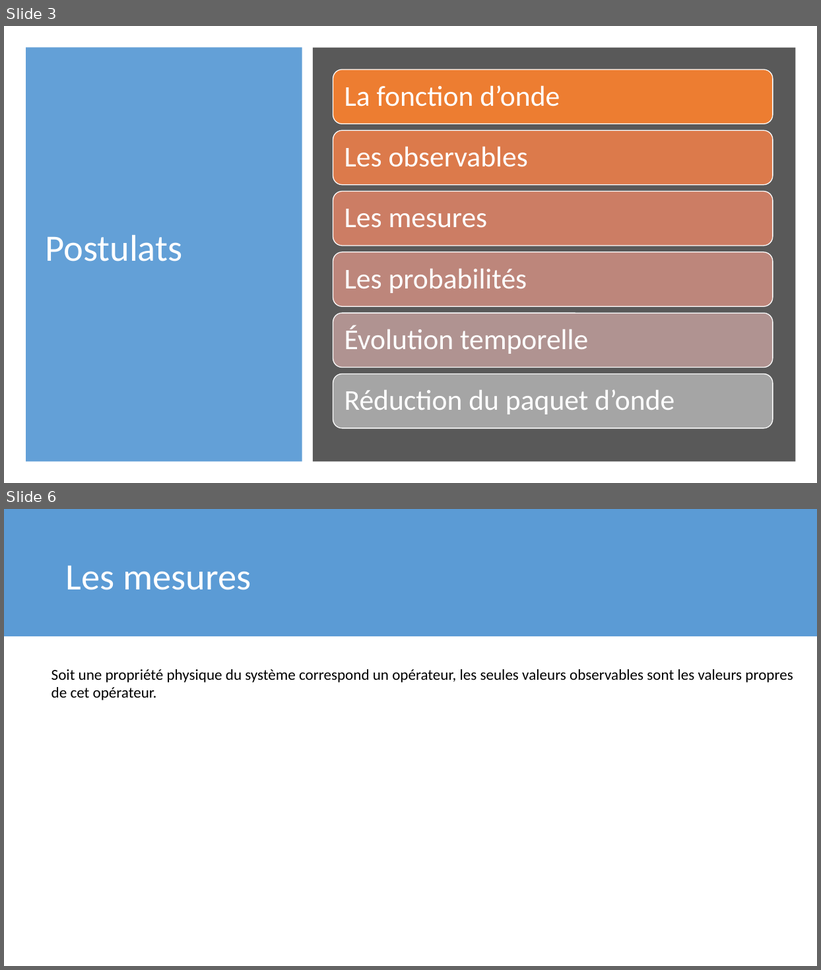
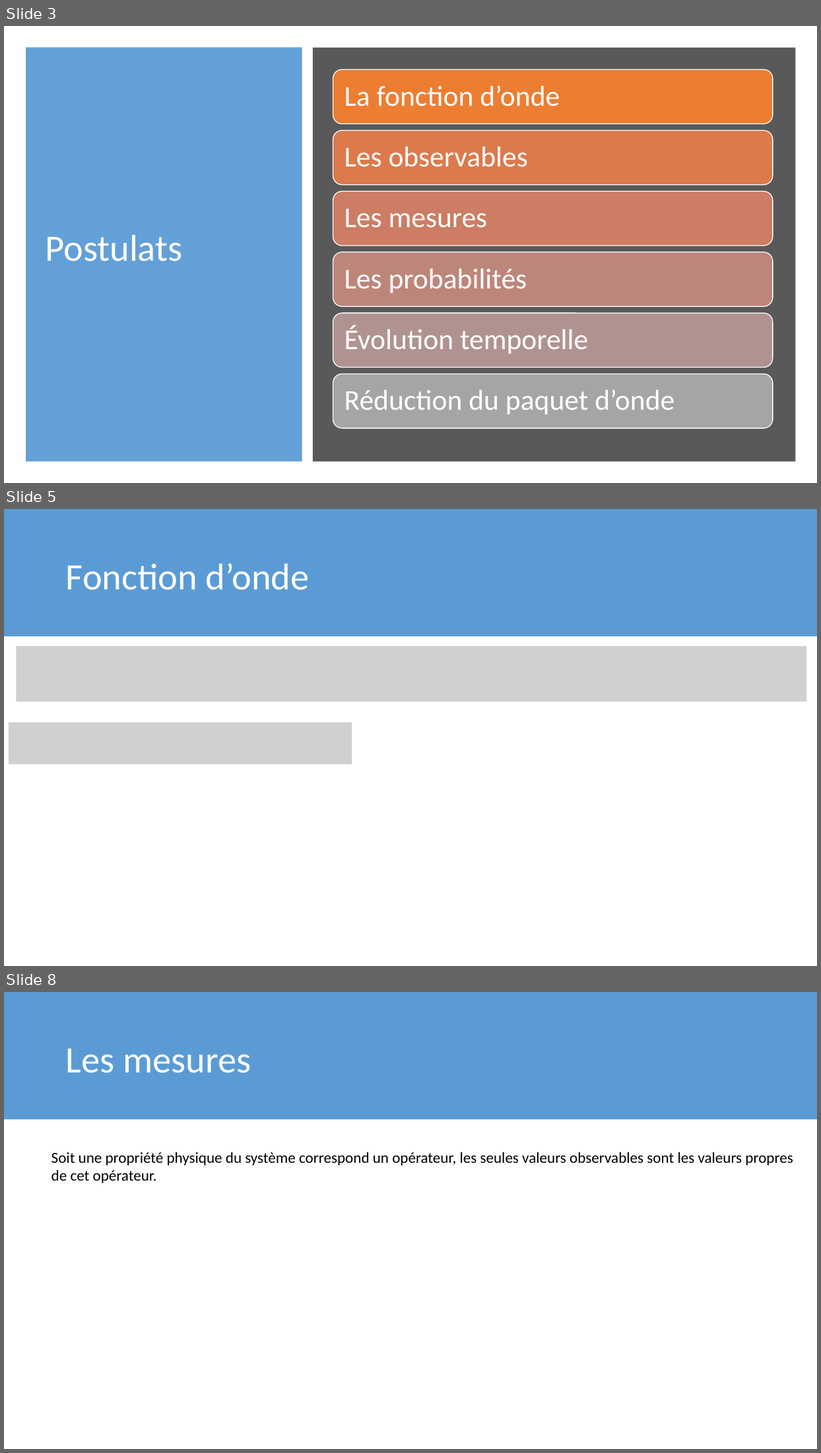
Before and after one commit to meitnerium/theochem, a slide deck: FR/3_Postulats/Postulats.pptx. Shown one above the other, each under a label of ours: slides 3 and 6 before the commit, slides 3, 5 and 8 after it; the slides between them are not shown. The pictures are 821x970 and 821x1453 pixels, drawn with LibreOffice and Linux fonts; fonts in the diff are those of the drawing; grey boxes stand for pictures. Boxes give left, top, right and bottom in pixels: in the first picture for what was removed or moved away, otherwise in the second. Text is boxed around its words. In the diff, an @@ line names an element or a change of style, - is before the commit and + after.

```diff
--- a/FR/3_Postulats/Postulats.pptx
+++ b/FR/3_Postulats/Postulats.pptx
@@ slide 5 added at <box>4,509,817,966</box>, background #FFFFFF @@
@@ rectangle added at <box>4,509,817,636</box>, fill #5B9BD5 @@
@@ text added at <box>66,563,310,590</box>, 44 pt, text #FFFFFF @@
+Fonction d’onde
@@ picture added at <box>16,646,807,702</box> @@
@@ picture added at <box>9,722,352,764</box> @@
@@ what was slide 6 is now slide 8 @@
```
Also in this commit, not shown: 2 slides changed, 1 other slide added, 6 other files.
